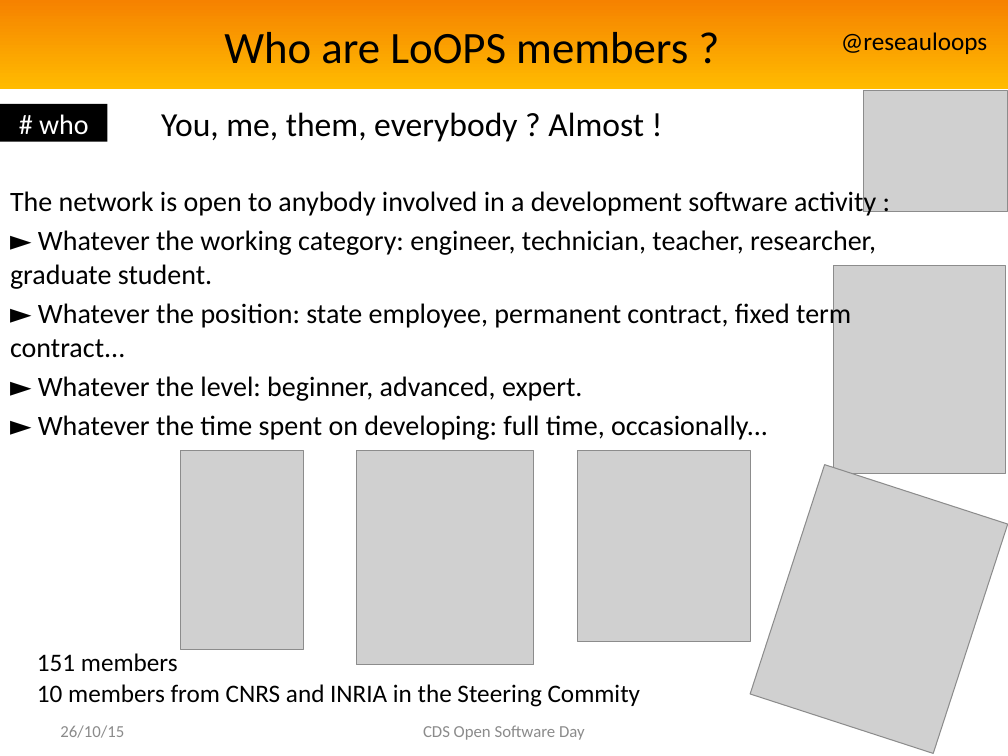
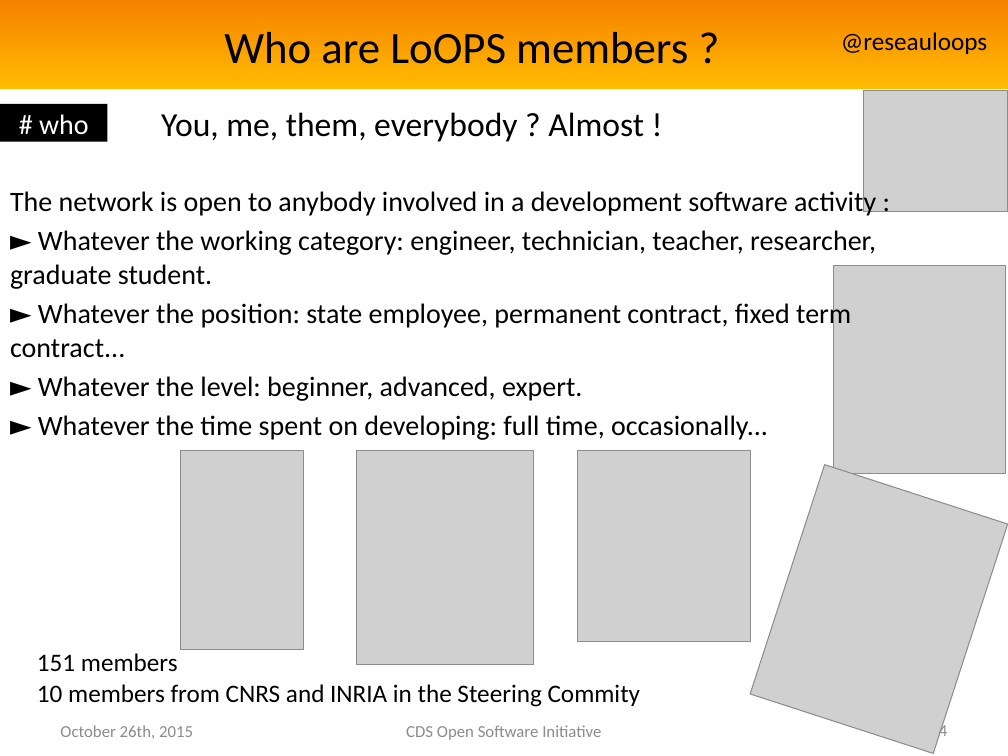
Before and after one commit to reseau-loops/reseau-loops.github.com, a slide deck: slide 4 of presentations/PrésentationLoOPSAnglais.pptx. Drawn at 1008x756 pixels with LibreOffice and Linux fonts; fonts in the diff are those of the drawing; grey boxes stand for pictures; background and template pictures are left out. Boxes give left, top, right and bottom in pixels: in the first picture for what was removed or moved away, otherwise in the second. Text is boxed around its words. In the diff, an @@ line names an element or a change of style, - is before the commit and + after.

```diff
--- a/presentations/PrésentationLoOPSAnglais.pptx
+++ b/presentations/PrésentationLoOPSAnglais.pptx
@@ text at <box>60,725,193,739</box>: text changed @@
-26/10/15
+October 26th, 2015
@@ text at <box>406,725,601,740</box>: text changed @@
-CDS Open Software Day
+CDS Open Software Initiative
@@ page number added at <box>939,722,947,740</box>, 12 pt, text #8C8C8C @@
+4
```
Also in this commit, not shown: 6 other slides changed, 1 other file.
